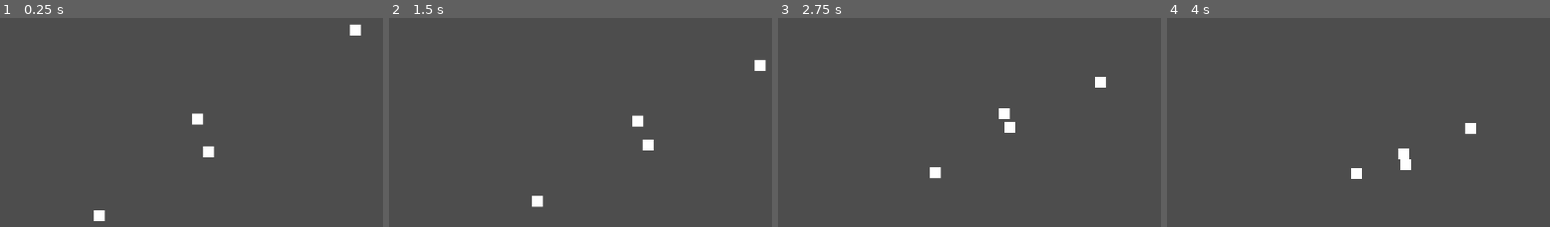
Above: before the commit, frames 1-4 (left to right).
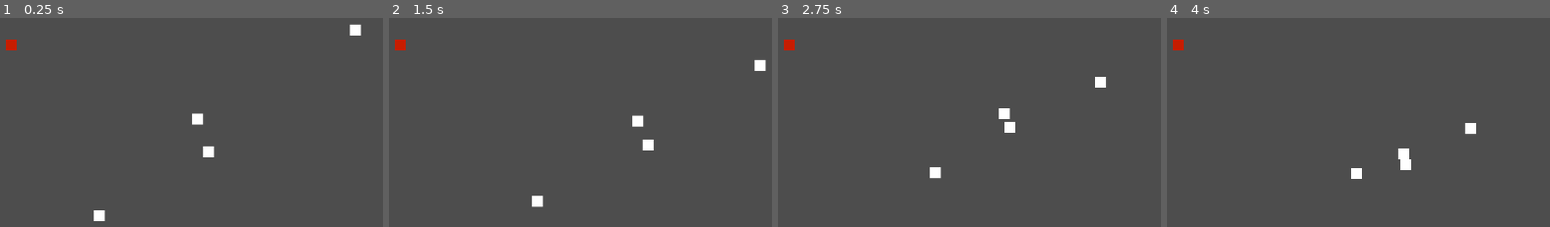
Above: after the commit, the same moments.

Repository: Denomycor/ddj
Game: Godot game, scene res://assets/scenes/game.tscn
Two runs of this game, one before a commit and one after it. Both use one fixed random seed, a clock stepped at 60 frames per second and the inputs below.
Inputs (mouse positions are in pixels of both pictures, inside the frame that each line leads up to):
- Up to frame 1 (0.25 s): no input
- Up to frame 2 (1.5 s): tap Enter at 0.5 s; move the mouse to (outside the picture) at 0.52 s; click (outside the picture) at 0.67 s; move the mouse to (457, 170) at 1.27 s; click (457, 170) at 1.42 s
- Up to frame 3 (2.75 s): move the mouse to (1080, 51) at 2.02 s; click (1080, 51) at 2.17 s
- Up to frame 4 (4 s): move the mouse to (outside the picture) at 2.77 s; click (outside the picture) at 2.92 s; move the mouse to (outside the picture) at 3.52 s; click (outside the picture) at 3.67 s

The runs differ from the first frame. In frame 1, 0.1% of the frame differs, in the area x 1-5%, y 10-16%; in frame 2, 0.1%; in frame 3, 0.1%; in frame 4, 0.1%.

Commit message:
Sperated logic by components and added attack component

Diff:
--- /dev/null
+++ b/assets/scenes/enemies/enemy_troop.tscn
@@ -0,0 +1,15 @@
+[gd_scene load_steps=2 format=3 uid="uid://csdohlnm1sk6r"]
+
+[sub_resource type="RectangleShape2D" id="RectangleShape2D_4gevu"]
+size = Vector2(16, 16)
+
+[node name="enemy_troop" type="CharacterBody2D"]
+collision_layer = 2
+collision_mask = 3
+
+[node name="CollisionShape2D" type="CollisionShape2D" parent="."]
+shape = SubResource("RectangleShape2D_4gevu")
+
+[node name="Polygon2D" type="Polygon2D" parent="."]
+color = Color(0.780825, 0.114943, 3.85046e-07, 1)
+polygon = PackedVector2Array(-8, -8, -8, 8, 8, 8, 8, -8)
--- a/assets/scenes/game.tscn
+++ b/assets/scenes/game.tscn
@@ -1,14 +1,12 @@
-[gd_scene load_steps=2 format=3 uid="uid://cvi3u4ffos2fs"]
+[gd_scene load_steps=3 format=3 uid="uid://cvi3u4ffos2fs"]
 
 [ext_resource type="PackedScene" uid="uid://n8cohatmpk2b" path="res://assets/scenes/troops/troop.tscn" id="1_pb5o7"]
+[ext_resource type="PackedScene" uid="uid://csdohlnm1sk6r" path="res://assets/scenes/enemies/enemy_troop.tscn" id="2_lc1ea"]
 
 [node name="game" type="Node2D"]
 
 [node name="troop" parent="." instance=ExtResource("1_pb5o7")]
 position = Vector2(552, 328)
-hp = 100
-speed = 100
-damage = 100
 
 [node name="troop2" parent="." instance=ExtResource("1_pb5o7")]
 position = Vector2(392, 422)
@@ -18,3 +16,6 @@
 
 [node name="troop4" parent="." instance=ExtResource("1_pb5o7")]
 position = Vector2(536, 280)
+
+[node name="enemy_troop" parent="." instance=ExtResource("2_lc1ea")]
+position = Vector2(263, 171)
--- a/assets/scenes/troops/troop.tscn
+++ b/assets/scenes/troops/troop.tscn
@@ -1,11 +1,17 @@
-[gd_scene load_steps=3 format=3 uid="uid://n8cohatmpk2b"]
+[gd_scene load_steps=6 format=3 uid="uid://n8cohatmpk2b"]
 
 [ext_resource type="Script" path="res://assets/scripts/troop.gd" id="1_2icef"]
+[ext_resource type="Script" path="res://assets/scripts/components/command_component.gd" id="2_pow76"]
+[ext_resource type="Script" path="res://assets/scripts/components/attack_component.gd" id="3_dxdlw"]
 
 [sub_resource type="RectangleShape2D" id="RectangleShape2D_sedtw"]
 size = Vector2(16, 16)
 
+[sub_resource type="CircleShape2D" id="CircleShape2D_kbujc"]
+radius = 72.4431
+
 [node name="troop" type="CharacterBody2D"]
+collision_mask = 3
 motion_mode = 1
 script = ExtResource("1_2icef")
 
@@ -14,3 +20,15 @@
 
 [node name="Polygon2D" type="Polygon2D" parent="."]
 polygon = PackedVector2Array(-8, -8, -8, 8, 8, 8, 8, -8)
+
+[node name="CommandComponent" type="Node" parent="."]
+script = ExtResource("2_pow76")
+
+[node name="AttackComponent" type="Area2D" parent="."]
+collision_layer = 0
+collision_mask = 2
+monitorable = false
+script = ExtResource("3_dxdlw")
+
+[node name="CollisionShape2D" type="CollisionShape2D" parent="AttackComponent"]
+shape = SubResource("CircleShape2D_kbujc")
--- a/assets/scripts/commands/move_to.gd
+++ b/assets/scripts/commands/move_to.gd
@@ -1,17 +1,19 @@
 class_name MoveTo extends State
 
 var target_pos: Vector2
+var troop: Troop
 
 
 func enter(_previous_state: State, args) -> void:
 	assert(args is Vector2)
 	target_pos = args
+	troop = owner.parent
 
 
 func physics_process(_delta: float) -> void:
-	if(owner.global_position.distance_to(target_pos) > owner.aprox_distance):
-		var vec_to_target: Vector2 = owner.global_position.direction_to(target_pos)
-		owner.velocity = vec_to_target * owner.speed
-		owner.move_and_slide()
+	if(troop.global_position.distance_to(target_pos) > troop.aprox_distance):
+		var vec_to_target: Vector2 = troop.global_position.direction_to(target_pos)
+		troop.velocity = vec_to_target * troop.speed
+		troop.move_and_slide()
 	else:
 		state_machine.transition(self, "no_command")
--- /dev/null
+++ b/assets/scripts/components/attack_component.gd
@@ -0,0 +1,24 @@
+class_name AttackComponent extends Area2D
+
+
+var enemies_in_range: Array[PhysicsBody2D]
+var enabled = true
+
+
+func _ready() -> void:
+	body_entered.connect(enemies_in_range.append)
+	body_exited.connect(enemies_in_range.erase)
+
+
+func toggle_enabled(state: bool) -> void:
+	monitoring = state
+	enabled = state
+
+
+func get_closest_target() -> PhysicsBody2D:
+	if(enemies_in_range.is_empty()):
+		return null
+	else:
+		return enemies_in_range.reduce(func(acc: PhysicsBody2D, e: PhysicsBody2D):
+			return acc if global_position.distance_to(acc.global_position) < global_position.distance_to(e.global_position) else e
+		, enemies_in_range[0])
--- /dev/null
+++ b/assets/scripts/components/command_component.gd
@@ -0,0 +1,22 @@
+class_name CommandComponent extends Node
+
+@onready var parent: Node = get_parent()
+
+var command_state_machine := StateMachine.new(self)
+
+
+func _ready() -> void:
+	command_state_machine.add_state(MoveTo.new("move_to"))
+	command_state_machine.add_state(State.new("no_command"))
+	command_state_machine.starting_state("no_command")
+
+
+func _physics_process(delta: float) -> void:
+	command_state_machine.physics_process(delta)
+
+
+func _input(event: InputEvent) -> void:
+	if(event is InputEventMouseButton):
+		var e := event as InputEventMouseButton
+		if(e.button_index == MOUSE_BUTTON_LEFT && !e.pressed):
+			command_state_machine.external_transition("move_to", parent.get_global_mouse_position())
--- a/assets/scripts/troop.gd
+++ b/assets/scripts/troop.gd
@@ -4,23 +4,3 @@
 @export var speed = 100;
 @export var damage = 100;
 @export var aprox_distance = 100;
-
-
-var command_state_machine := StateMachine.new(self)
-
-
-func _ready() -> void:
-	command_state_machine.add_state(MoveTo.new("move_to"))
-	command_state_machine.add_state(State.new("no_command"))
-	command_state_machine.starting_state("no_command")
-
-
-func _physics_process(delta: float) -> void:
-	command_state_machine.physics_process(delta)
-
-
-func _input(event: InputEvent) -> void:
-	if(event is InputEventMouseButton):
-		var e := event as InputEventMouseButton
-		if(e.button_index == MOUSE_BUTTON_LEFT && !e.pressed):
-			command_state_machine.external_transition("move_to", get_global_mouse_position())
--- a/project.godot
+++ b/project.godot
@@ -14,3 +14,8 @@
 run/main_scene="res://assets/scenes/game.tscn"
 config/features=PackedStringArray("4.3", "Forward Plus")
 config/icon="res://icon.svg"
+
+[layer_names]
+
+2d_physics/layer_1="player_troop"
+2d_physics/layer_2="enemy_troop"
